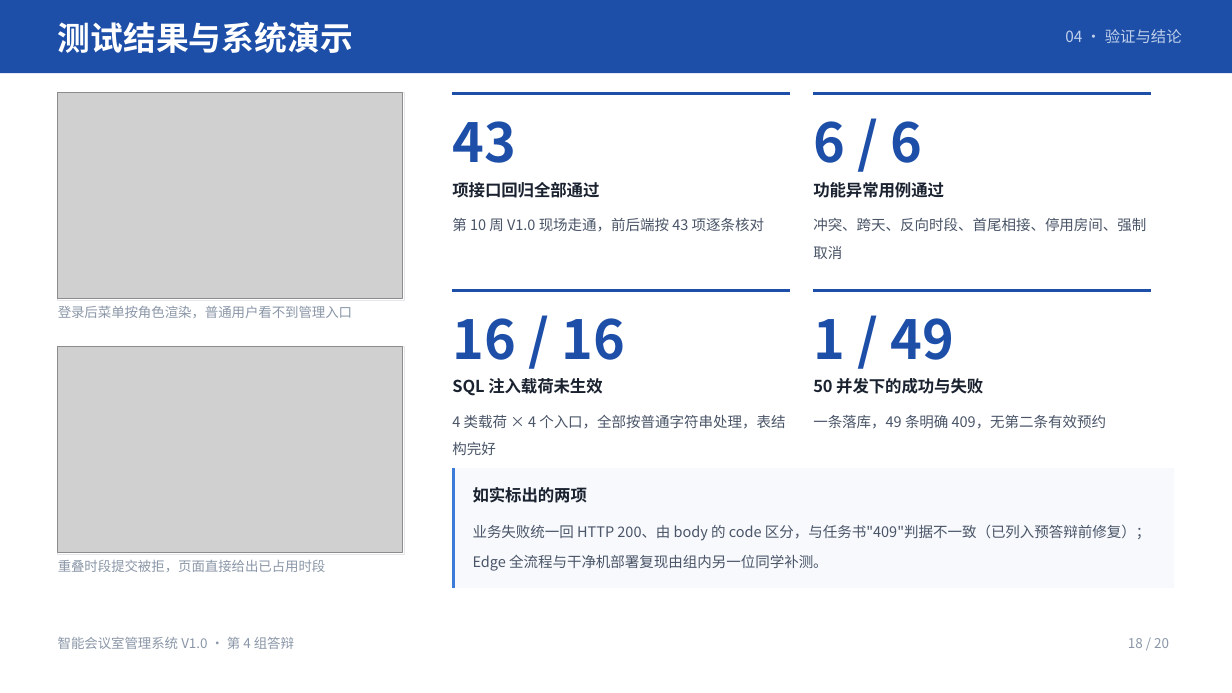
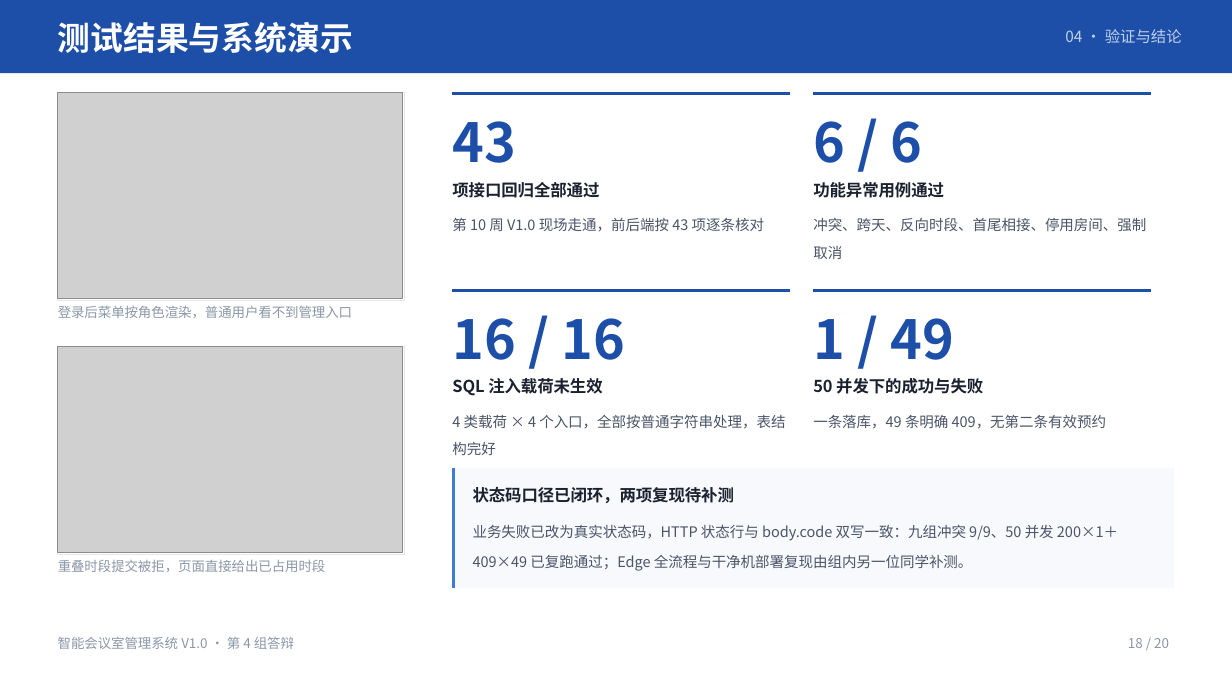
Before and after one commit to KYOUKI-FISH/comprehensive-design, a slide deck: slide 18 of docs/答辩/智能会议室管理系统_答辩/智能会议室管理系统_答辩.pptx. Drawn at 1232x693 pixels with LibreOffice and Linux fonts; fonts in the diff are those of the drawing; grey boxes stand for pictures. Boxes give left, top, right and bottom in pixels: in the first picture for what was removed or moved away, otherwise in the second. Text is boxed around its words. In the diff, an @@ line names an element or a change of style, - is before the commit and + after.

Commit message:
答辩材料口径更新：BUG-07 已修复并复跑（九组 9/9、50 并发 200x1+409x49、status==code），P8/P9 与讲稿同步改口径，新增 NF-04 备答

```diff
--- a/docs/答辩/智能会议室管理系统_答辩/智能会议室管理系统_答辩.pptx
+++ b/docs/答辩/智能会议室管理系统_答辩/智能会议室管理系统_答辩.pptx
@@ text at (473,487,734,503): text changed @@
-如实标出的两项
+状态码口径已闭环，两项复现待补测
@@ text at (473,524,1118,571): text changed @@
-业务失败统一回 HTTP 200、由 body 的 code 区分，与任务书"409"判据不一致（已列入预答辩前修复）；Edge 全流程与干净机部署复现由组内另一位同学补测。
+业务失败已改为真实状态码，HTTP 状态行与 body.code 双写一致：九组冲突 9/9、50 并发 200×1＋409×49 已复跑通过；Edge 全流程与干净机部署复现由组内另一位同学补测。
```
Also in this commit, not shown: 1 other slide changed, 9 other files.
